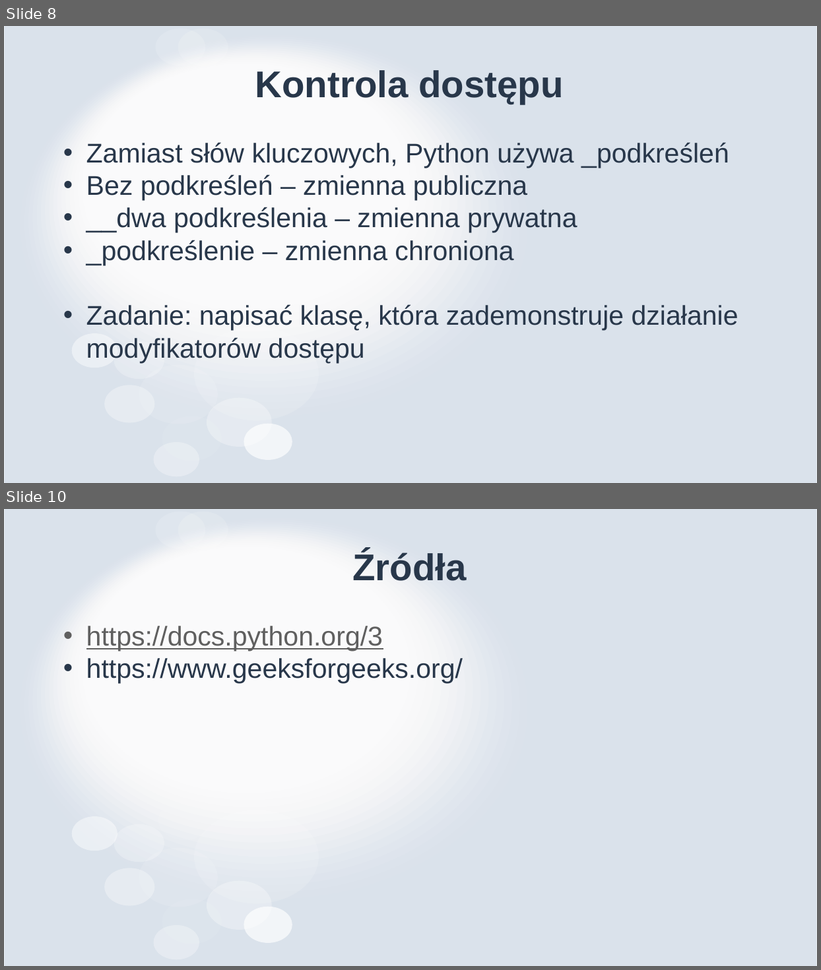
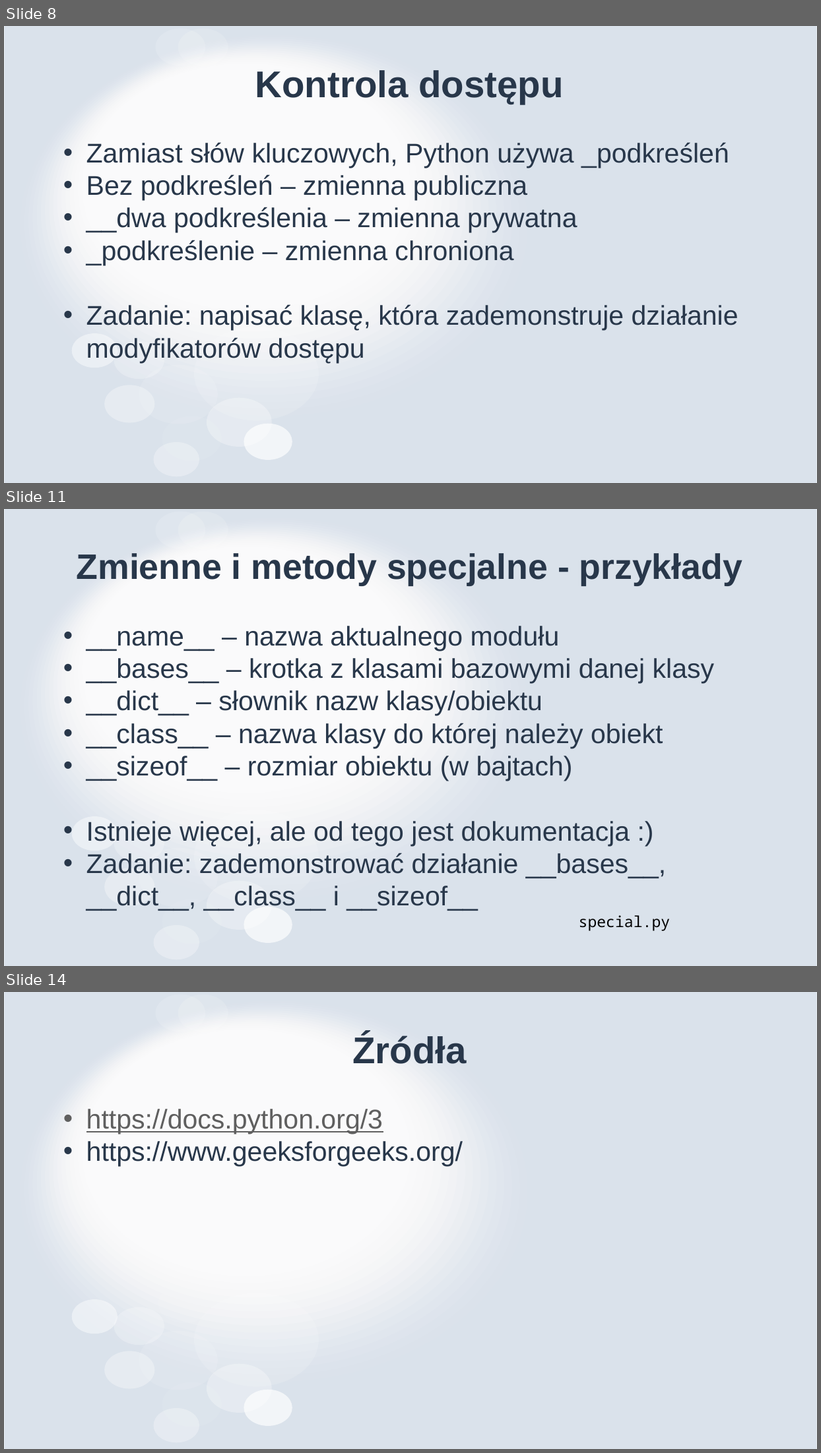
Before and after one commit to MikoStoro/ETI_Academy_python, a slide deck: Objects/Objects.pptx. Shown one above the other, each under a label of ours: slides 8 and 10 before the commit, slides 8, 11 and 14 after it; the slides between them are not shown. The pictures are 821x970 and 821x1453 pixels, drawn with LibreOffice and Linux fonts; fonts in the diff are those of the drawing. Boxes give left, top, right and bottom in pixels: in the first picture for what was removed or moved away, otherwise in the second. Text is boxed around its words. In the diff, an @@ line names an element or a change of style, - is before the commit and + after.

```diff
--- a/Objects/Objects.pptx
+++ b/Objects/Objects.pptx
@@ slide 11 added at box(4, 509, 817, 966), background #FFFFFF; not listed: 31 template elements that a slide beside it also shows @@
@@ title added at box(77, 553, 743, 586), 41.8 pt, text #28374A, bold @@
+Zmienne i metody specjalne - przykłady
@@ text added at box(86, 626, 715, 912), 32 pt, text #28374A @@
+• __name__ – nazwa aktualnego modułu
+• __bases__ – krotka z klasami bazowymi danej klasy
+• __dict__ – słownik nazw klasy/obiektu
+• __class__ – nazwa klasy do której należy obiekt
+• __sizeof__ – rozmiar obiektu (w bajtach)
+• Istnieje więcej, ale od tego jest dokumentacja :)
+• Zadanie: zademonstrować działanie __bases__, __dict__, __class__ i __sizeof__
@@ text added at box(579, 916, 671, 931), 18 pt, text #000000 @@
+special.py
@@ what was slide 10 is now slide 14 @@
```
Also in this commit, not shown: 2 slides changed, 3 other slides added, 3 other files.
